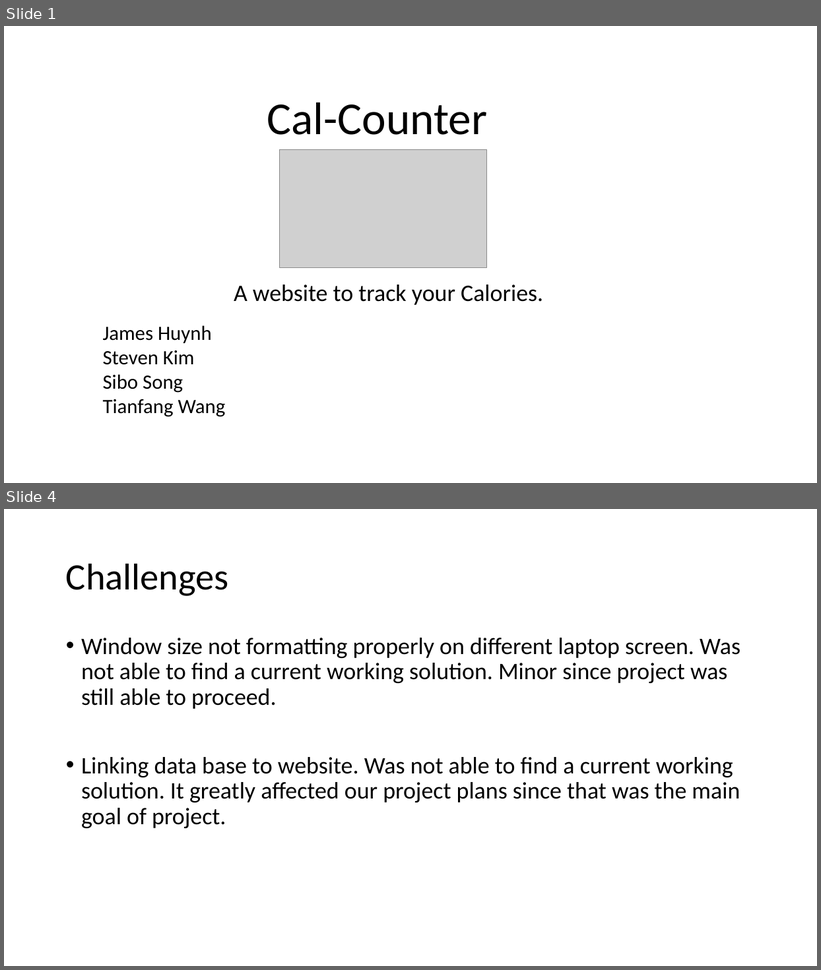
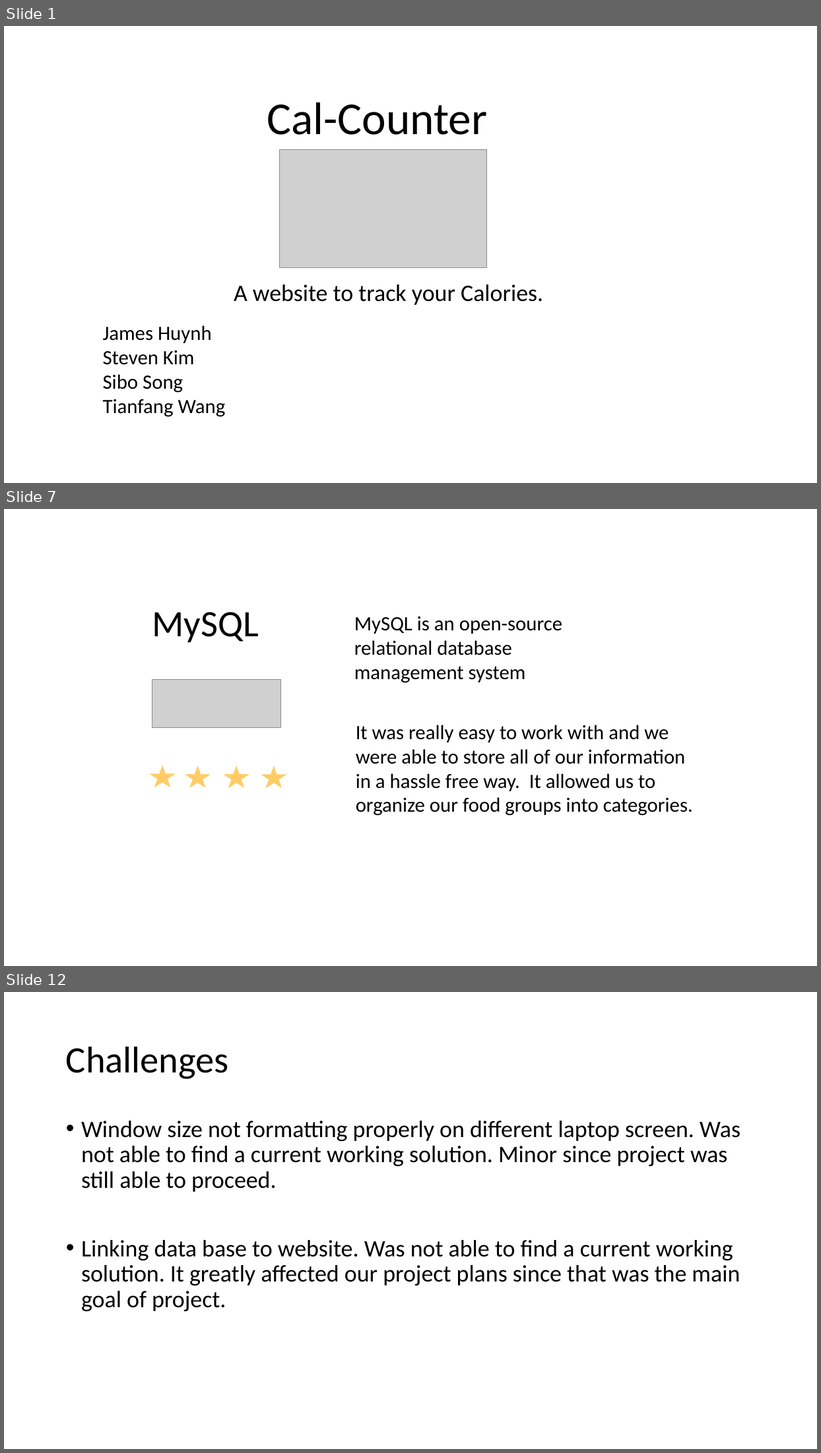
Before and after one commit to stki9539/Calorie-Website, a slide deck: ppt2.pptx. Shown one above the other, each under a label of ours: slides 1 and 4 before the commit, slides 1, 7 and 12 after it; the slides between them are not shown. The pictures are 821x970 and 821x1453 pixels, drawn with LibreOffice and Linux fonts; fonts in the diff are those of the drawing; grey boxes stand for pictures; background and template pictures are left out. Boxes give left, top, right and bottom in pixels: in the first picture for what was removed or moved away, otherwise in the second. Text is boxed around its words. In the diff, an @@ line names an element or a change of style, - is before the commit and + after.

```diff
--- a/ppt2.pptx
+++ b/ppt2.pptx
@@ slide 7 added at (4,509,817,966), background picture (left out) @@
@@ text added at (152,612,259,642), 44 pt, text #000000 @@
+MySQL
@@ text added at (354,617,562,683), 24 pt, text #000000 @@
+MySQL is an open-source relational database management system
@@ picture added at (152,680,281,728) @@
@@ text added at (356,725,693,816), 24 pt, text #000000 @@
+It was really easy to work with and we were able to store all of our information in a hassle free way. It allowed us to organize our food groups into categories.
@@ star added at (147,763,178,789), fill #FFCC66, outline #FFFFFF 1.5 pt @@
@@ star added at (182,764,213,790), fill #FFCC66, outline #FFFFFF 1.5 pt @@
@@ star added at (221,764,252,790), fill #FFCC66, outline #FFFFFF 1.5 pt @@
@@ star added at (258,764,290,790), fill #FFCC66, outline #FFFFFF 1.5 pt @@
@@ what was slide 4 is now slide 12 @@
```
Also in this commit, not shown: 2 slides changed, 8 other slides added.
